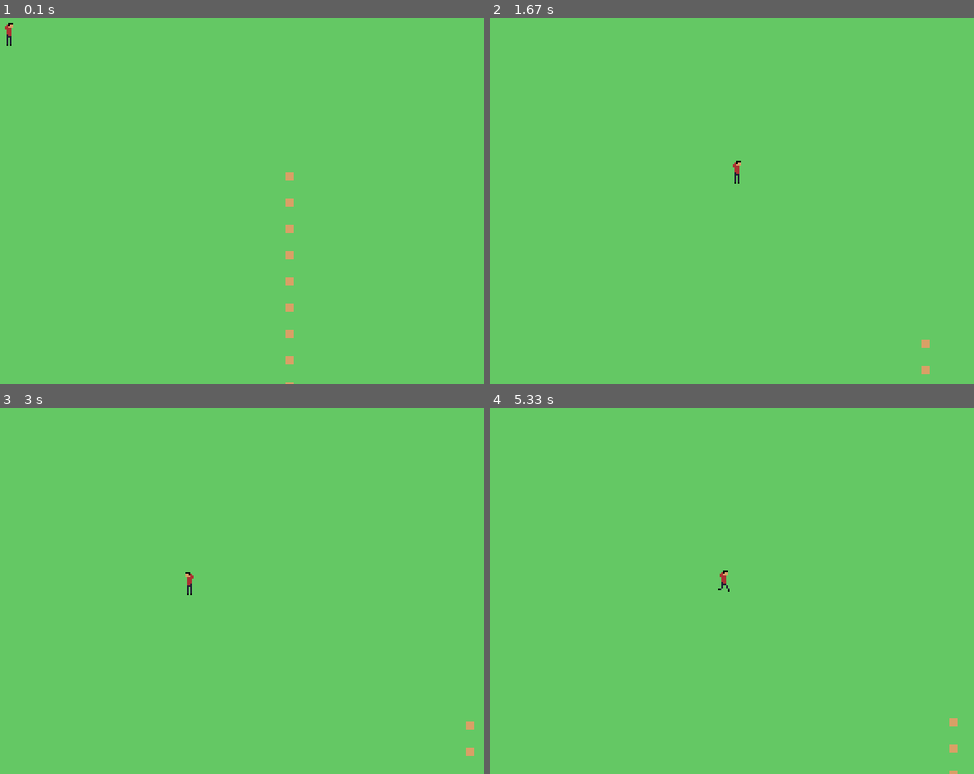
Above: before the commit, frames 1-4 (two rows, left to right).
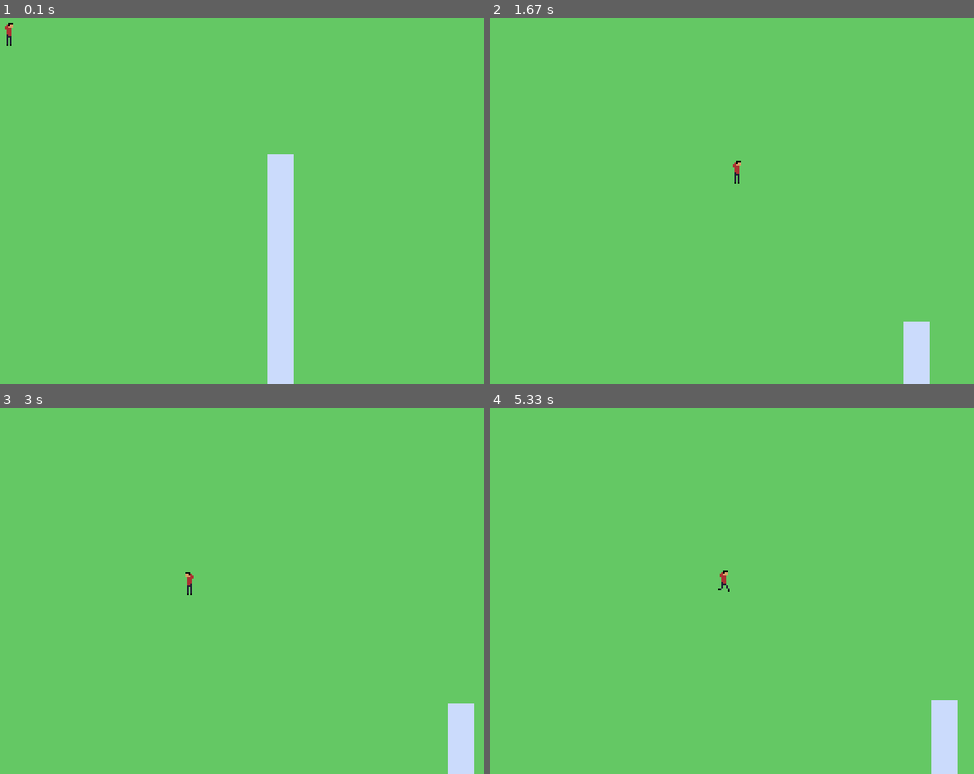
Above: after the commit, the same moments.

Repository: Galgunn/PygamePracticeNew
Game: pygame game, started from PadlockGamePractice/game.py
The game is run twice, just before and just after one commit, with the same random seed, the same clock (stepped at 60 frames per second) and the same inputs.
Inputs:
- Up to frame 1 (0.1 s): no input
- Up to frame 2 (1.67 s): hold Right 0.33-0.8 s; hold Up 0.83-1.13 s; hold Right 1.17-1.63 s
- Up to frame 3 (3 s): hold Left 1.67-2.2 s; hold Down 2.23-2.53 s; hold Left 2.57-2.97 s
- Up to frame 4 (5.33 s): hold Up 3-3.37 s; hold Right 3.4-4.03 s; hold Down 4.07-4.43 s; hold Left 4.47-4.93 s; hold Right from 4.97 s (still down)

The runs differ from the first frame. In frame 1, 3.4% of the frame differs, in the area x 55-61%, y 37-100%; in frame 2, 0.9%; in frame 3, 1.0%; in frame 4, 1.1%.

Commit message:
created art for tilemap
now its time to create the editor

Diff:
--- a/PadlockGamePractice/game.py
+++ b/PadlockGamePractice/game.py
@@ -16,7 +16,8 @@
 
         self.assets = {
             'player': load_image('player/idle/right/00.png'),
-            'wall': load_image('tiles/building_edge/00.png'),
+            'wall': load_images('tiles/wall'),
+            'floor': load_images('tiles/floor'),
             'player/idle/down': Animation(load_images('player/idle/down'), frame_dur=12),
             'player/idle/right': Animation(load_images('player/idle/right'), frame_dur=12),
             'player/idle/up': Animation(load_images('player/idle/up'), frame_dur=12),
--- a/PadlockGamePractice/scripts/tilemap.py
+++ b/PadlockGamePractice/scripts/tilemap.py
@@ -11,7 +11,8 @@
         self.offgrid = []
 
         for i in range(10):
-            self.tilemap['10;' + str(5 + i)] = {'type': 'wall', 'pos': (10, 5 + i)}
+            self.tilemap['10;' + str(5 + i)] = {'type': 'wall', 'variant': 0,  'pos': (10, 5 + i)}
+            self.tilemap['20;' + str(5 + i)] = {'type': 'wall', 'variant': 1,  'pos': (20, 5 + i)}
 
     def tiles_around(self, pos) -> list:
         tiles = []
@@ -31,11 +32,11 @@
 
     def render(self, surf, offset=(0, 0)):
         for tile in self.offgrid:
-            surf.blit(self.game.assets[tile['type']], (tile['pos'][0] - offset[0], tile['pos'][1] - offset[1]))
+            surf.blit(self.game.assets[tile['type']][tile['variant']], (tile['pos'][0] - offset[0], tile['pos'][1] - offset[1]))
 
         for x in range(offset[0] // self.tile_size, (offset[0] + surf.get_width()) // self.tile_size + 1):
             for y in range(offset[1] // self.tile_size, (offset[1] + surf.get_height()) // self.tile_size + 1):
                 loc = str(x) + ';' + str(y)
                 if loc in self.tilemap:
                     tile = self.tilemap[loc]
-                    surf.blit(self.game.assets[tile['type']], (tile['pos'][0] * self.tile_size - offset[0], tile['pos'][1] * self.tile_size - offset[1]))
+                    surf.blit(self.game.assets[tile['type']][tile['variant']], (tile['pos'][0] * self.tile_size - offset[0], tile['pos'][1] * self.tile_size - offset[1]))
Binary file added: PadlockGamePractice/assets/images/tiles/floor/02.png
Binary file changed: PadlockGamePractice/assets/images/tiles/wall/02.png
Not shown, changed: PadlockGamePractice/assets/images/aesprite-files/tilemap.aseprite
